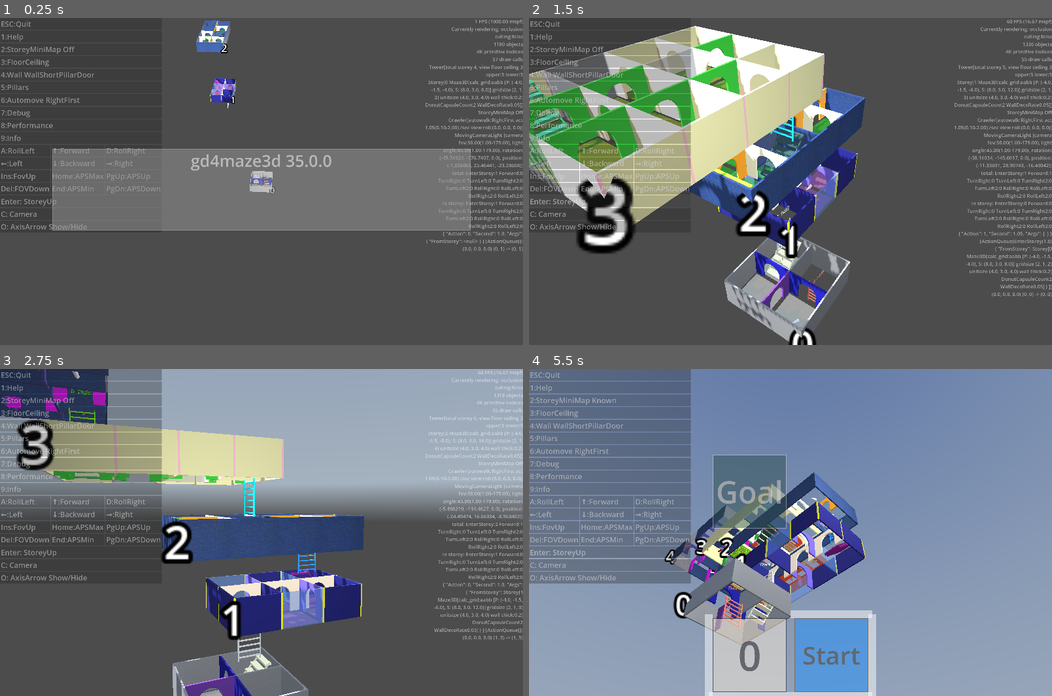
Above: before the commit, frames 1-4 (two rows, left to right).
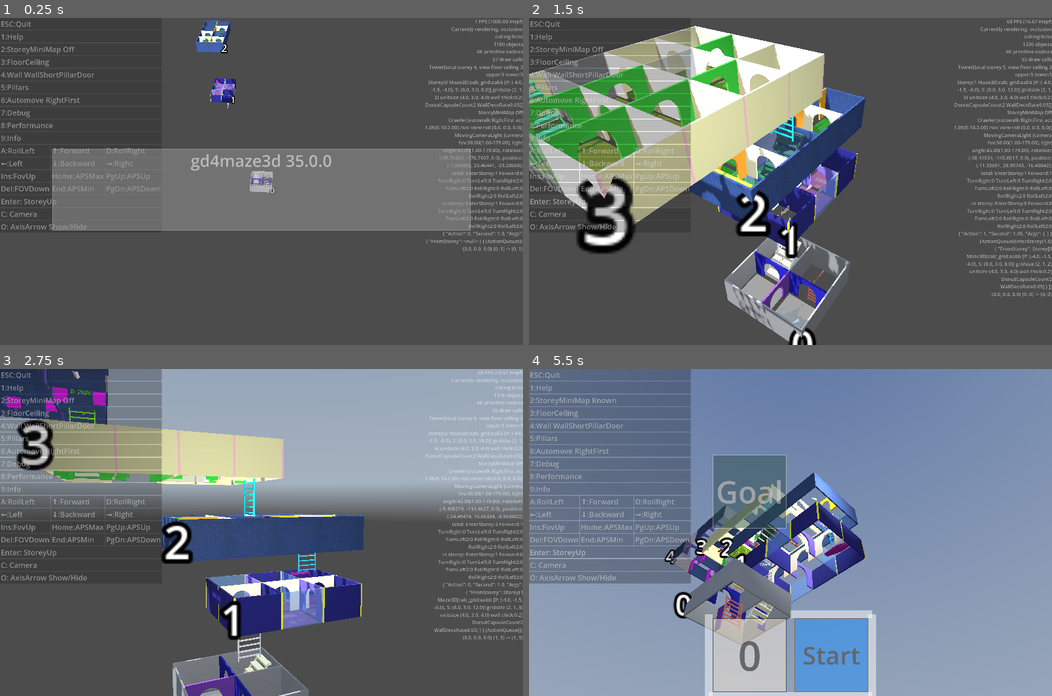
Above: after the commit, the same moments.

Repository: kasworld/gd4maze3d
Game: Godot game, scene res://main.tscn
Same seed, same stepped clock (60 frames per second), same inputs: the game is played once before the commit and once after it. A sky picture missing from this copy of the repository is replaced by a grey-blue gradient.
Inputs (mouse positions are in pixels of both pictures, inside the frame that each line leads up to):
- Up to frame 1 (0.25 s): no input
- Up to frame 2 (1.5 s): click "Enter: StoreyUp" at 0.5 s; click "Enter: StoreyUp" at 1.25 s
- Up to frame 3 (2.75 s): tap Enter at 2 s; move the mouse to (376, 516) at 2.02 s; hold Right from 2.03 s (still down); tap Q at 2.1 s; click (376, 516) at 2.17 s
- Up to frame 4 (5.5 s): move the mouse to (685, 548) at 2.77 s; release Right at 2.78 s; hold Down 2.78-3.53 s; tap one key every 0.75 s from 2.85 s: E 1 2 3; move the mouse to (842, 460) at 3.52 s; hold Right 3.53-4.28 s; move the mouse to (764, 597) at 4.27 s; hold Up 4.28-5.03 s; click (764, 597) at 4.42 s; move the mouse to (947, 581) at 5.02 s; hold Left from 5.03 s (still down)

The runs differ from the first frame. In frame 1, 0.2% of the frame differs, in the area x 37-52%, y 1-51%; in frame 2, 1.5%; in frame 3, 0.9%; in frame 4, 2.5%, in the area x 29-65%, y 31-80%.
Error in both runs: Invalid call. Nonexistent function 'enqueue_with_speed' in base 'RefCounted (ActionQueue)'. (res://main.gd:183)

Commit message:
update update_camera

Diff:
--- a/main.gd
+++ b/main.gd
@@ -32,13 +32,13 @@
 	minimap.position = rt.get_center() - minimap.get_size()/2
 
 func update_camera() -> void:
-	var cur_storey_y := main_tower.cur_storey.position.y
-	var ref_len := main_tower.tower_size().length()
+	var cur_storey_pos := main_tower.cur_storey.position
+	var ref_len := main_tower.cur_storey.maze3d.calc_grid.aabb.size.length()
 	$AxisArrow3D.set_size(ref_len/3).set_colors()
-	var center := Vector3(0, cur_storey_y, 0)
-	$FixedCameraLight.set_center_pos_far(center, Vector3(0, cur_storey_y, ref_len), ref_len*4)
-	$MovingCameraLightHober.set_center_pos_far( center, Vector3(0, cur_storey_y, ref_len), ref_len*4)
-	$MovingCameraLightAround.set_center_pos_far( center, Vector3(0, cur_storey_y, ref_len), ref_len*4)
+	var center := cur_storey_pos
+	$FixedCameraLight.set_center_pos_far(center, Vector3(0, cur_storey_pos.y, ref_len), ref_len*4)
+	$MovingCameraLightHober.set_center_pos_far( center, Vector3(0, cur_storey_pos.y, ref_len), ref_len*4)
+	$MovingCameraLightAround.set_center_pos_far( center, Vector3(0, cur_storey_pos.y, ref_len), ref_len*4)
 
 
 func _ready() -> void:
